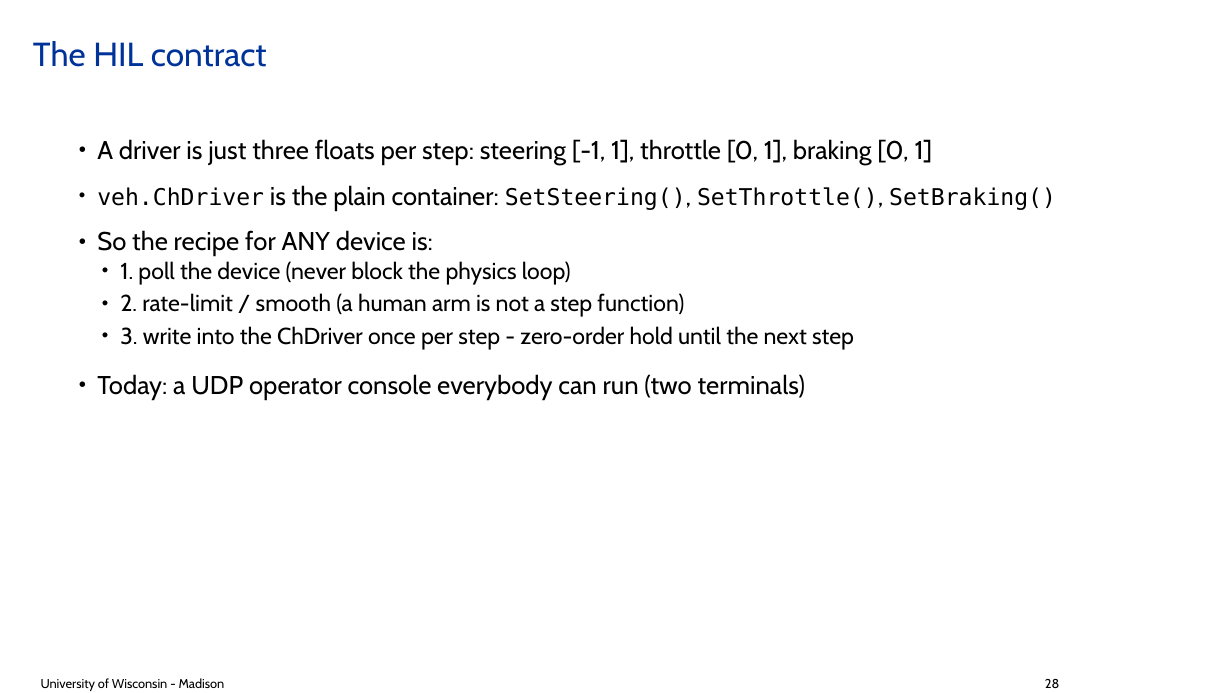
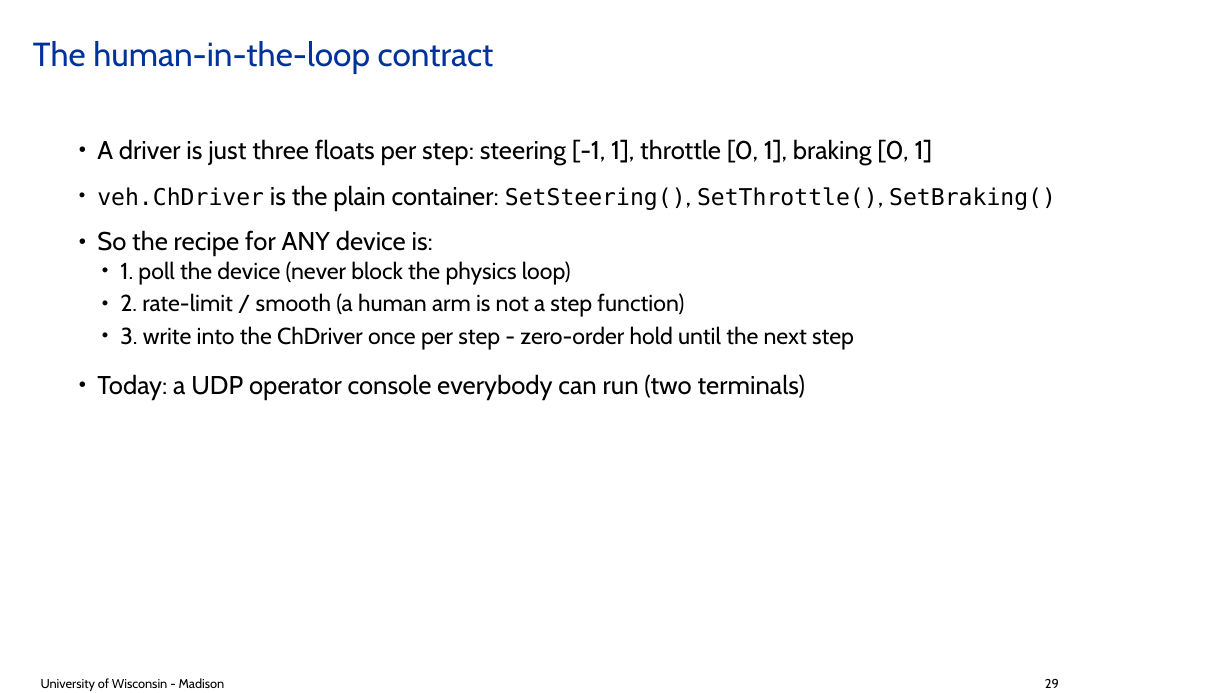
Before and after one commit to ksha23/chrono-hil-tutorial, a slide deck: slide 29 of tutorial_HIL_driver.pptx (slide 28 before the commit). Drawn at 1232x693 pixels with LibreOffice and Linux fonts; fonts in the diff are those of the drawing; background and template pictures are left out. Boxes give left, top, right and bottom in pixels: in the first picture for what was removed or moved away, otherwise in the second. Text is boxed around its words. In the diff, an @@ line names an element or a change of style, - is before the commit and + after.

```diff
--- a/tutorial_HIL_driver.pptx
+++ b/tutorial_HIL_driver.pptx
@@ title at (x1=33, y1=41, x2=494, y2=74): text changed @@
-The HIL contract
+The human-in-the-loop contract
@@ text at (x1=1045, y1=679, x2=1059, y2=688): text changed @@
-28
+29
```
Also in this commit, not shown: 23 other slides changed, 2 slides added, 3 other files.
